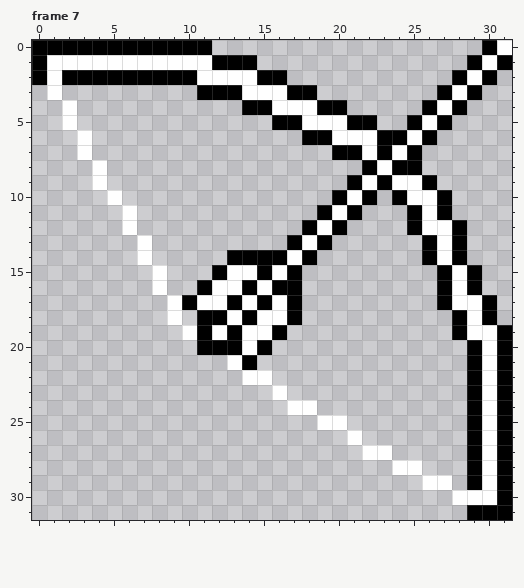
Pixel-art file: Sprites/Bow.ase. Above, as it was before the edit.
32x32 pixels, 7 frames. Shown: frame 7. The commit also changed other frames, which this record leaves out.
Now the later version:
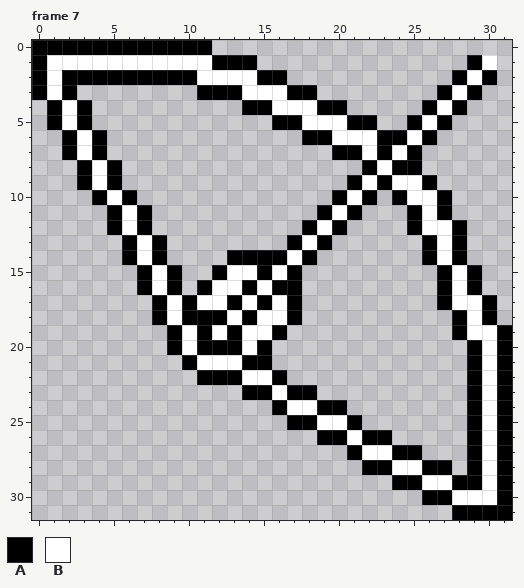
Palette (. is transparent): A #000000  B #ffffff
Diff:
{"where": "frame 7, layers \"Arrow\", \"Bow\""}
{"frame":7,"y":0,"x":30,"old":"AB","new":".."}
{"frame":7,"y":1,"x":31,"old":"A","new":"."}
{"frame":7,"y":3,"x":0,"old":".","new":"A"}
{"frame":7,"y":3,"x":2,"old":".","new":"A"}
{"frame":7,"y":4,"x":1,"old":".","new":"A"}
{"frame":7,"y":4,"x":3,"old":".","new":"A"}
{"frame":7,"y":5,"x":1,"old":".","new":"A"}
{"frame":7,"y":5,"x":3,"old":".","new":"A"}
{"frame":7,"y":6,"x":2,"old":".","new":"A"}
{"frame":7,"y":6,"x":4,"old":".","new":"A"}
{"frame":7,"y":7,"x":2,"old":".","new":"A"}
{"frame":7,"y":7,"x":4,"old":".","new":"A"}
{"frame":7,"y":8,"x":3,"old":".","new":"A"}
{"frame":7,"y":8,"x":5,"old":".","new":"A"}
{"frame":7,"y":9,"x":3,"old":".","new":"A"}
{"frame":7,"y":9,"x":5,"old":".","new":"A"}
{"frame":7,"y":10,"x":4,"old":".","new":"A"}
{"frame":7,"y":10,"x":6,"old":".","new":"A"}
{"frame":7,"y":11,"x":5,"old":".","new":"A"}
{"frame":7,"y":11,"x":7,"old":".","new":"A"}
{"frame":7,"y":12,"x":5,"old":".","new":"A"}
{"frame":7,"y":12,"x":7,"old":".","new":"A"}
{"frame":7,"y":13,"x":6,"old":".","new":"A"}
{"frame":7,"y":13,"x":8,"old":".","new":"A"}
{"frame":7,"y":14,"x":6,"old":".","new":"A"}
{"frame":7,"y":14,"x":8,"old":".","new":"A"}
{"frame":7,"y":15,"x":7,"old":".","new":"A"}
{"frame":7,"y":15,"x":9,"old":".","new":"A"}
{"frame":7,"y":16,"x":7,"old":".","new":"A"}
{"frame":7,"y":16,"x":9,"old":".","new":"A"}
{"frame":7,"y":17,"x":8,"old":".","new":"A"}
{"frame":7,"y":18,"x":8,"old":".","new":"A"}
{"frame":7,"y":18,"x":10,"old":".","new":"A"}
{"frame":7,"y":19,"x":9,"old":".","new":"A"}
{"frame":7,"y":20,"x":9,"old":"..","new":"AB"}
{"frame":7,"y":21,"x":10,"old":"...","new":"ABB"}
{"frame":7,"y":21,"x":15,"old":".","new":"A"}
{"frame":7,"y":22,"x":11,"old":"...","new":"AAA"}
{"frame":7,"y":22,"x":16,"old":".","new":"A"}
{"frame":7,"y":23,"x":14,"old":"..","new":"AA"}
{"frame":7,"y":23,"x":17,"old":"..","new":"AA"}
{"frame":7,"y":24,"x":16,"old":".","new":"A"}
{"frame":7,"y":24,"x":19,"old":"..","new":"AA"}
{"frame":7,"y":25,"x":17,"old":"..","new":"AA"}
{"frame":7,"y":25,"x":21,"old":".","new":"A"}
{"frame":7,"y":26,"x":19,"old":"..","new":"AA"}
{"frame":7,"y":26,"x":22,"old":"..","new":"AA"}
{"frame":7,"y":27,"x":21,"old":".","new":"A"}
{"frame":7,"y":27,"x":24,"old":"..","new":"AA"}
{"frame":7,"y":28,"x":22,"old":"..","new":"AA"}
{"frame":7,"y":28,"x":26,"old":"..","new":"AA"}
{"frame":7,"y":29,"x":24,"old":"..","new":"AA"}
{"frame":7,"y":29,"x":28,"old":".","new":"A"}
{"frame":7,"y":30,"x":26,"old":"..","new":"AA"}
{"frame":7,"y":31,"x":28,"old":".","new":"A"}
{"label":"erased","picture_box":[482,40,512,70]}
{"label":"added","picture_box":[32,85,467,520]}
